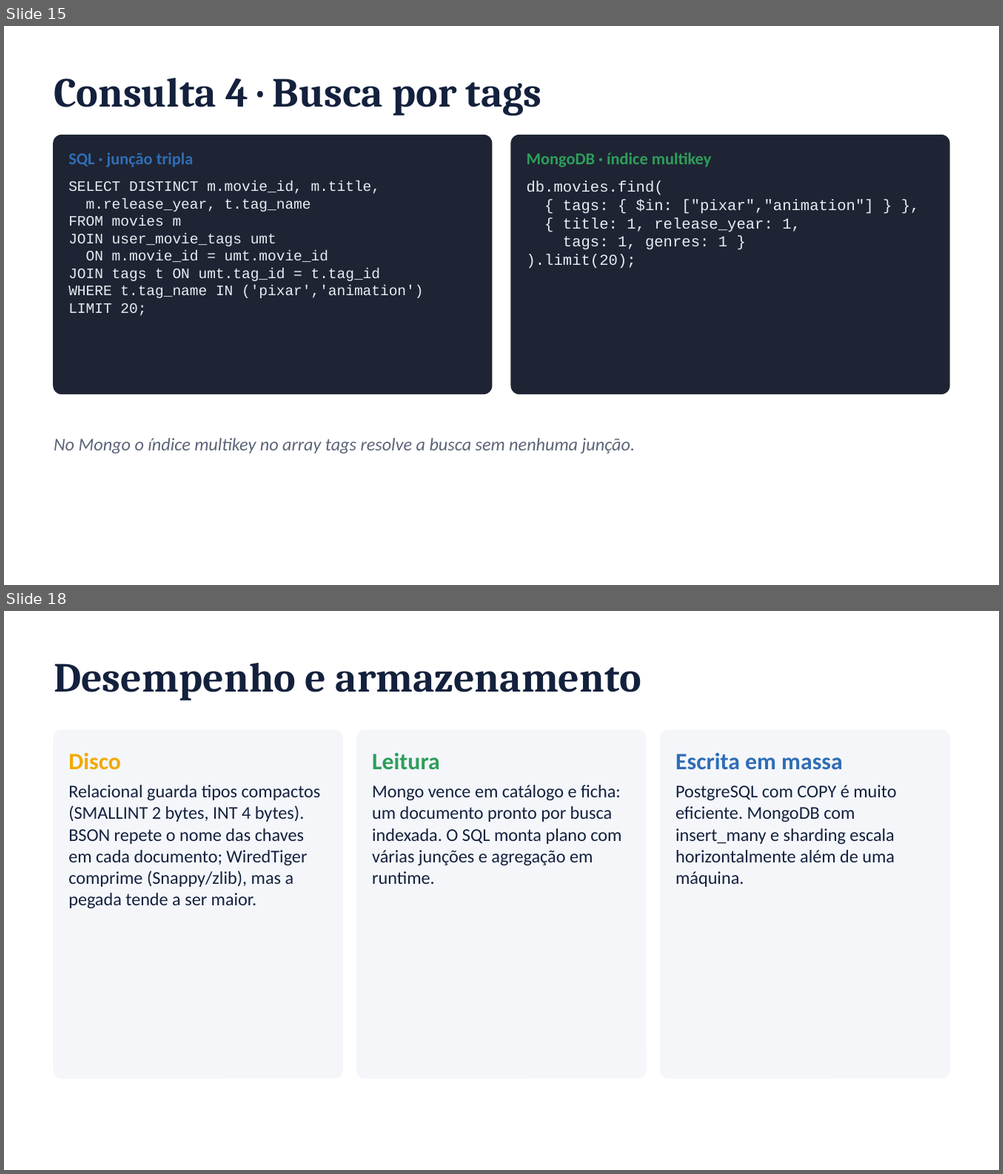
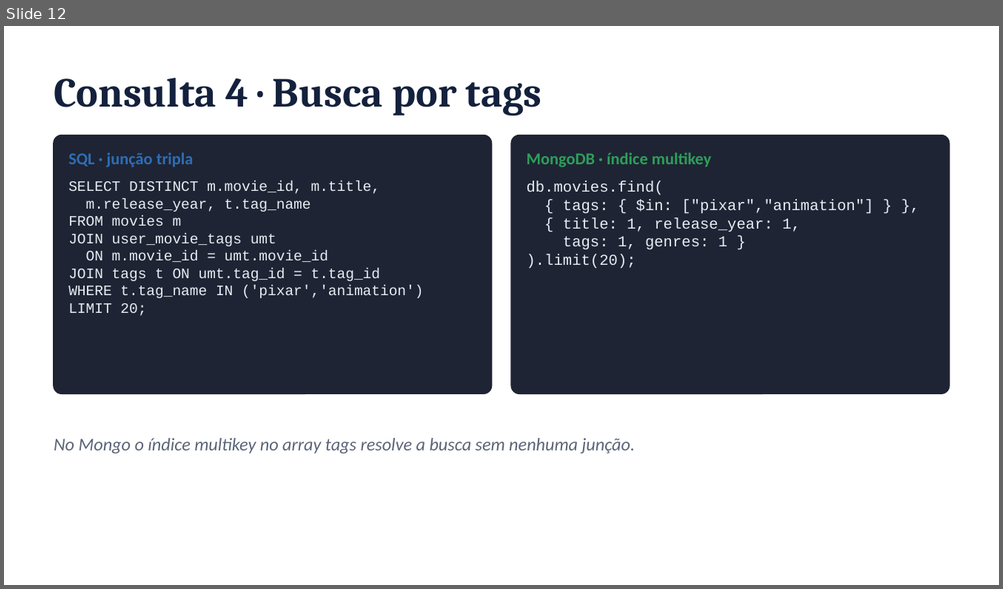
Before and after one commit to FineiasAntonio/BancoDeDados, a slide deck: docs/apresentacao.pptx. Shown one above the other, each under a label of ours: slides 15 and 18 before the commit, slide 12 after it; the slides between them are not shown. The pictures are 1003x1174 and 1003x589 pixels, drawn with LibreOffice and Linux fonts; fonts in the diff are those of the drawing. Boxes give left, top, right and bottom in pixels: in the first picture for what was removed or moved away, otherwise in the second. Text is boxed around its words. In the diff, an @@ line names an element or a change of style, - is before the commit and + after.

```diff
--- a/docs/apresentacao.pptx
+++ b/docs/apresentacao.pptx
@@ slide 18 removed at (4, 611, 999, 1170), background #FFFFFF @@
@@ text removed at (54, 663, 641, 701) @@
-Desempenho e armazenamento
@@ rounded rectangle removed at (54, 730, 342, 1079) @@
@@ rounded rectangle removed at (357, 730, 646, 1079) @@
@@ rounded rectangle removed at (660, 730, 949, 1079) @@
@@ text removed at (68, 752, 121, 770) @@
-Disco
@@ text removed at (372, 752, 439, 770) @@
-Leitura
@@ text removed at (675, 752, 842, 770) @@
-Escrita em massa
@@ text removed at (68, 785, 321, 908) @@
-Relacional guarda tipos compactos (SMALLINT 2 bytes, INT 4 bytes). BSON repete o nome das chaves em cada documento; WiredTiger comprime (Snappy/zlib), mas a pegada tende a ser maior.
@@ text removed at (372, 785, 621, 884) @@
-Mongo vence em catálogo e ficha: um documento pronto por busca indexada. O SQL monta plano com várias junções e agregação em runtime.
@@ text removed at (675, 785, 896, 887) @@
-PostgreSQL com COPY é muito eficiente. MongoDB com insert_many e sharding escala horizontalmente além de uma máquina.
@@ what was slide 15 is now slide 12 @@
```
Also in this commit, not shown: 6 slides changed, 1 slide added, 9 other slides removed, 1 other file.
